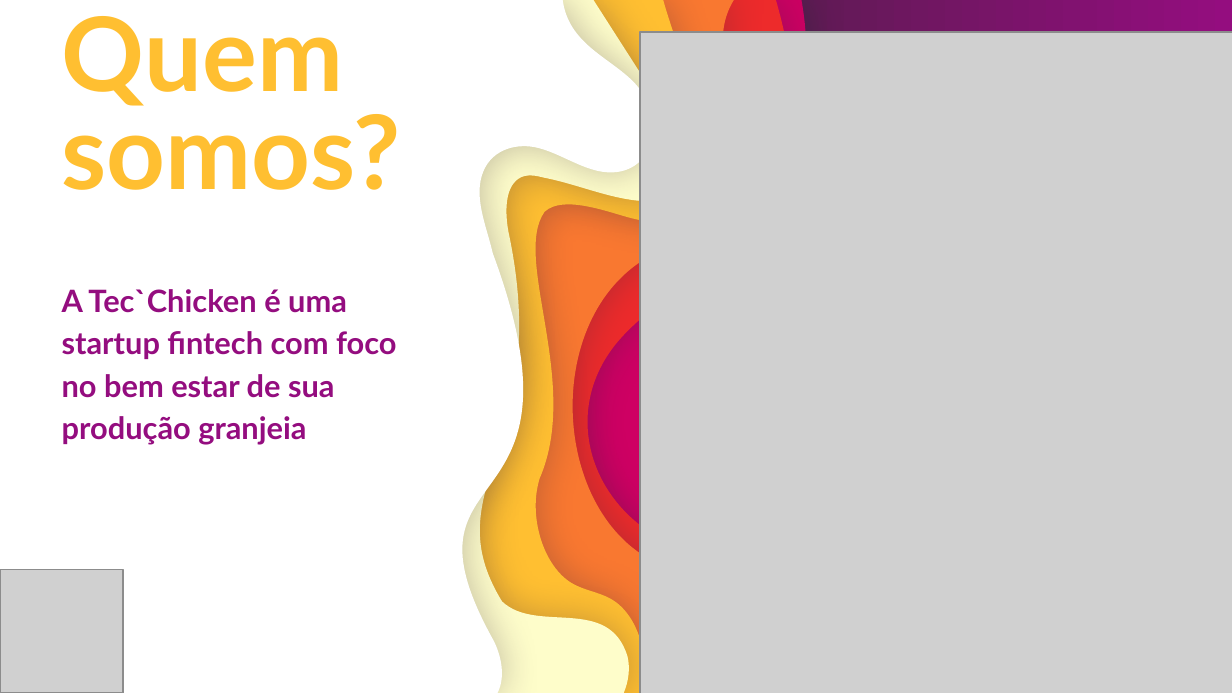
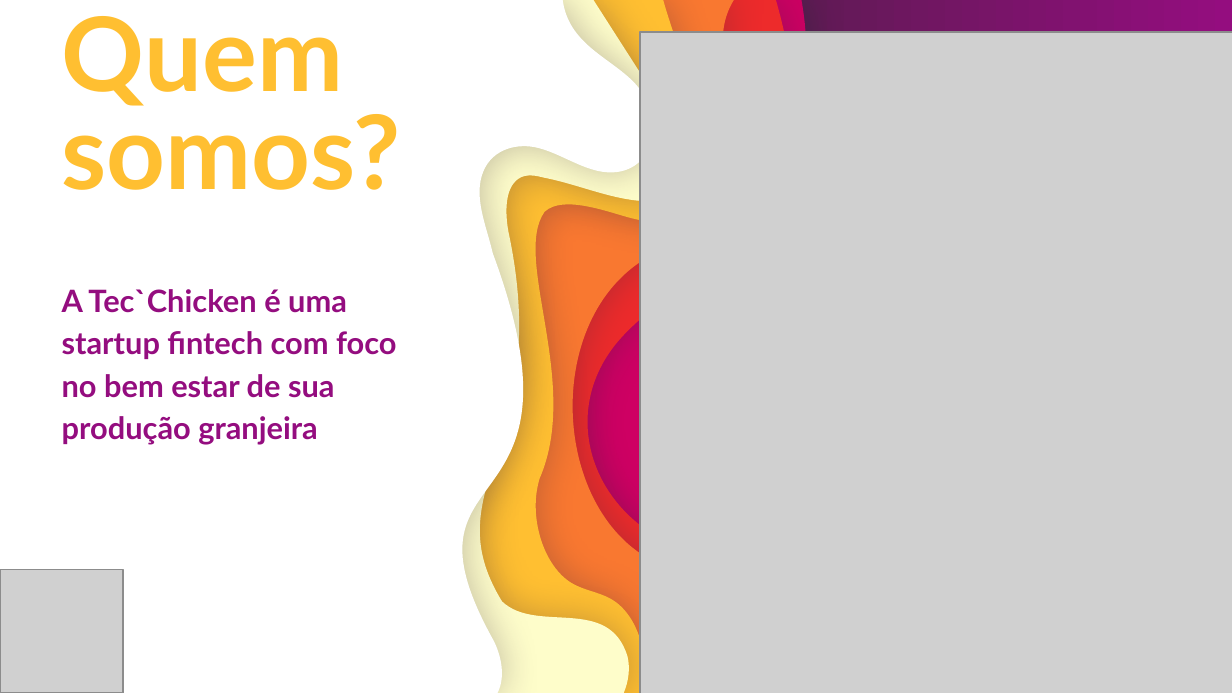
Before and after one commit to CaioHideki/TECCHICKEN, a slide deck: slide 2 of slide pi.pptx. Drawn at 1232x693 pixels with LibreOffice and Linux fonts; fonts in the diff are those of the drawing; grey boxes stand for pictures. Boxes give left, top, right and bottom in pixels: in the first picture for what was removed or moved away, otherwise in the second. Text is boxed around its words. In the diff, an @@ line names an element or a change of style, - is before the commit and + after.

```diff
--- a/slide pi.pptx
+++ b/slide pi.pptx
@@ text at [62,289,397,445]: text changed @@
-A Tec`Chicken é uma startup fintech com foco no bem estar de sua produção granjeia
+A Tec`Chicken é uma startup fintech com foco no bem estar de sua produção granjeira
```
Also in this commit, not shown: 1 other slide changed.
